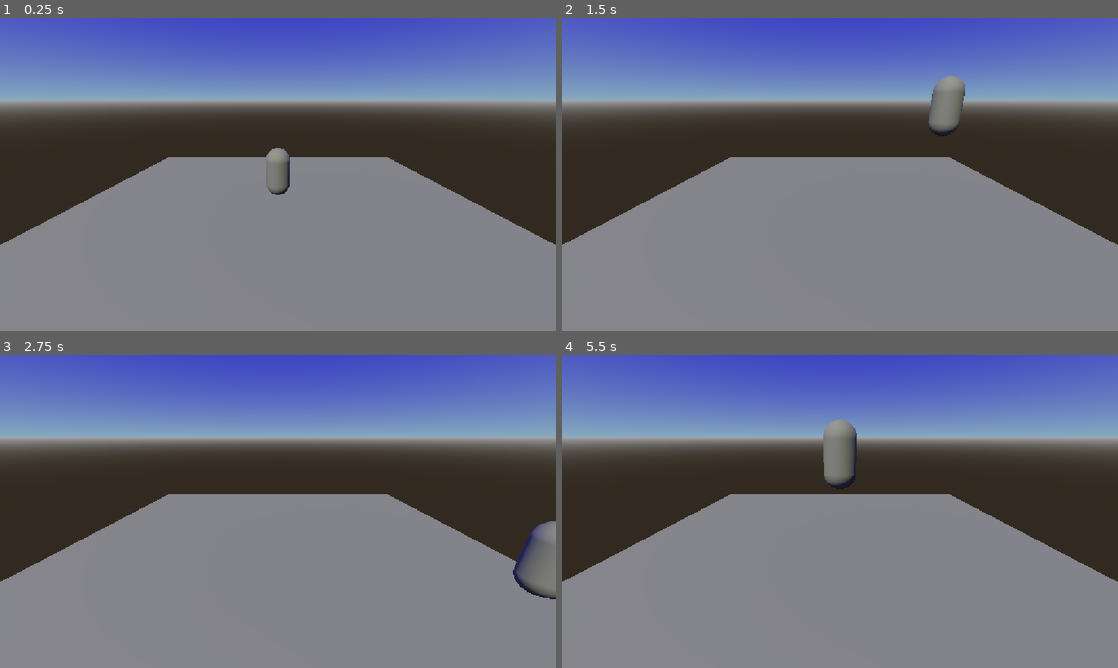
Above: before the commit, frames 1-4 (two rows, left to right).
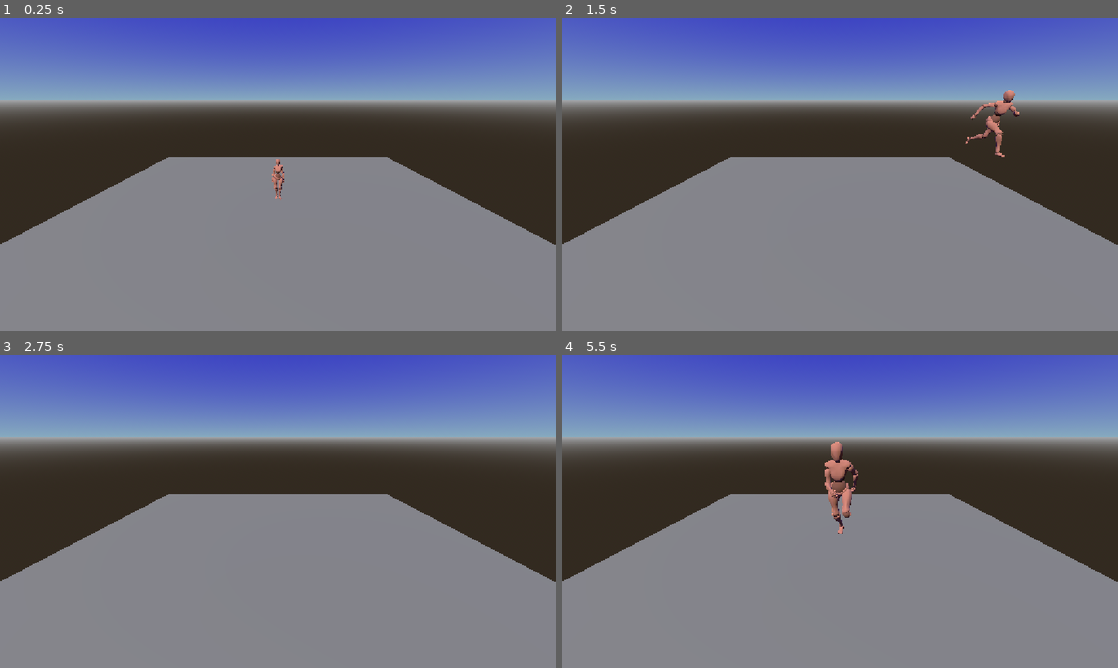
Above: after the commit, the same moments.

Repository: AHua773/Le-Petit-Chaperon-Rouge
Game: Godot game, scene res://main.tscn
Same seed, same stepped clock (60 frames per second), same inputs: the game is played once before the commit and once after it.
Inputs:
- Up to frame 1 (0.25 s): no input
- Up to frame 2 (1.5 s): tap Enter at 0.5 s; hold D (move_right) 0.53-1.28 s; tap Space (jump) at 0.77 s; hold S (move_backward) from 1.28 s (still down)
- Up to frame 3 (2.75 s): tap Space (jump) at 1.52 s; release S (move_backward) at 2.03 s; hold D (move_right) from 2.03 s (still down)
- Up to frame 4 (5.5 s): release D (move_right) at 2.78 s; hold W (move_forward) 2.78-3.53 s; tap Space (jump) at 3.02, 3.77, 4.52 s; hold A (move_left) 3.53-5.03 s; hold S (move_backward) from 5.03 s (still down)

The runs differ from the first frame. In frame 1, 0.5% of the frame differs, in the area x 0-100%, y 41-73%; in frame 2, 1.4%; in frame 3, 1.4%; in frame 4, 1.5%, in the area x 0-100%, y 20-73%.

Commit message:
character

Diff:
--- /dev/null
+++ b/assets/character/fast_run.tscn
@@ -0,0 +1,60 @@
+[gd_scene format=3 uid="uid://tc25hs8ht8yl"]
+
+[ext_resource type="PackedScene" uid="uid://nplpll78bc8p" path="res://assets/character/Fast Run.fbx" id="1_h7m16"]
+
+[node name="Fast Run" unique_id=1570289125 instance=ExtResource("1_h7m16")]
+
+[node name="Skeleton3D" parent="." index="0" unique_id=348068086]
+bones/0/position = Vector3(-0.003824765, 0.9532109, 0.021155424)
+bones/0/rotation = Quaternion(0.16635409, -0.11898029, -0.00103691, 0.97886103)
+bones/1/rotation = Quaternion(-0.026323628, 0.056349695, -0.0018316521, 0.9980624)
+bones/2/rotation = Quaternion(0.03507702, 0.022777233, 0.0035529903, 0.9991188)
+bones/3/rotation = Quaternion(0.04797486, 0.022580147, 0.004351039, 0.99858385)
+bones/4/rotation = Quaternion(-0.054464675, 0.002325036, 0.0033116727, 0.9985075)
+bones/5/rotation = Quaternion(-0.14674605, 0.023900388, -0.007685547, 0.98885554)
+bones/7/rotation = Quaternion(-0.629004, 0.45326403, -0.43974397, -0.45335528)
+bones/8/rotation = Quaternion(0.5048306, 0.13122265, -0.30006, 0.79868054)
+bones/9/rotation = Quaternion(-3.5688392e-09, 1.6155775e-07, -0.5873186, 0.8093559)
+bones/10/rotation = Quaternion(-0.072837226, 0.20218666, -0.16938166, 0.9618344)
+bones/11/rotation = Quaternion(0.18929881, 0.053182587, -0.26405174, 0.9442533)
+bones/12/rotation = Quaternion(-0.05737224, -0.022874223, 0.23611929, 0.9697592)
+bones/13/rotation = Quaternion(-0.13261414, 0.057142615, 0.07289409, 0.9868307)
+bones/15/rotation = Quaternion(0.6640591, 0.011050418, 0.044792913, 0.7462554)
+bones/16/rotation = Quaternion(0.496134, -3.4124202e-08, 0.040419254, 0.8673047)
+bones/17/rotation = Quaternion(0.41254032, 1.5506576e-07, 0.033609346, 0.91031915)
+bones/19/rotation = Quaternion(0.6714952, 0.027221251, 0.054135334, 0.7385273)
+bones/20/rotation = Quaternion(0.49758452, 1.43482e-08, 0.040537328, 0.8664678)
+bones/21/rotation = Quaternion(0.4122167, 1.4463156e-07, 0.033583026, 0.9104667)
+bones/23/rotation = Quaternion(0.69870317, 0.0025369355, 0.08265654, 0.71061623)
+bones/24/rotation = Quaternion(0.5057088, 2.4250713e-08, 0.041199584, 0.86171997)
+bones/25/rotation = Quaternion(0.4040024, -1.8831635e-07, 0.032913387, 0.91416574)
+bones/27/rotation = Quaternion(0.7190084, 0.038049307, 0.16946645, 0.6729491)
+bones/28/rotation = Quaternion(0.5068738, -1.2718377e-08, 0.04129395, 0.86103064)
+bones/29/rotation = Quaternion(0.41288877, -1.3096639e-10, 0.033637222, 0.91016006)
+bones/31/rotation = Quaternion(0.6082415, 0.47093672, -0.5138678, 0.37973785)
+bones/32/rotation = Quaternion(0.4251746, 0.44486436, 0.05959291, 0.78598416)
+bones/33/rotation = Quaternion(3.5852384e-08, 1.5046638e-08, 0.3201394, 0.94737047)
+bones/34/rotation = Quaternion(-0.00034645246, -0.27206895, 0.0075511485, 0.9622481)
+bones/35/rotation = Quaternion(0.19897237, -0.05815304, 0.21317367, 0.9547698)
+bones/36/rotation = Quaternion(-0.049725022, 0.02432351, -0.22058038, 0.9737968)
+bones/37/rotation = Quaternion(-0.14034067, -0.06597789, -0.08994418, 0.9837996)
+bones/39/rotation = Quaternion(0.6683491, -0.017535312, -0.053079005, 0.74174434)
+bones/40/rotation = Quaternion(0.49518475, -6.0195407e-07, -0.050744705, 0.8673045)
+bones/41/rotation = Quaternion(0.4117514, -5.034089e-07, -0.042194862, 0.910319)
+bones/43/rotation = Quaternion(0.67498064, -0.02774818, -0.06918208, 0.73406065)
+bones/44/rotation = Quaternion(0.49663234, -6.565197e-07, -0.05089311, 0.86646765)
+bones/45/rotation = Quaternion(0.41142696, -6.24821e-07, -0.042162053, 0.910467)
+bones/47/rotation = Quaternion(0.6729902, -0.025444033, -0.07140913, 0.7357564)
+bones/48/rotation = Quaternion(0.50470406, -7.476832e-07, -0.051720563, 0.86174184)
+bones/49/rotation = Quaternion(0.4032305, -5.9824646e-07, -0.041321736, 0.914165)
+bones/51/rotation = Quaternion(0.7665874, -0.055557594, -0.17954421, 0.61402047)
+bones/52/rotation = Quaternion(0.50590324, -9.947402e-07, -0.051843867, 0.8610309)
+bones/53/rotation = Quaternion(0.41209868, -5.3900794e-07, -0.042230412, 0.91016006)
+bones/55/rotation = Quaternion(-0.04841193, 0.119612694, 0.9909393, -0.037261292)
+bones/56/rotation = Quaternion(-0.27927393, -0.04849868, 0.018242694, 0.9588125)
+bones/57/rotation = Quaternion(0.631797, -0.081281334, -0.037034765, 0.7699704)
+bones/58/rotation = Quaternion(0.4484769, 4.644835e-09, -1.4648789e-07, 0.89379436)
+bones/60/rotation = Quaternion(0.13206393, 0.55568475, 0.81702983, -0.07896806)
+bones/61/rotation = Quaternion(-0.8969542, -0.028806753, 0.058691632, 0.4372627)
+bones/62/rotation = Quaternion(0.18051842, 0.011728787, 0.036626082, 0.9828195)
+bones/63/rotation = Quaternion(0.35144532, -3.23631e-08, -1.1027447e-07, 0.9362085)
--- /dev/null
+++ b/assets/character/idle.tscn
@@ -0,0 +1,60 @@
+[gd_scene format=3 uid="uid://dym42y1g7fi70"]
+
+[ext_resource type="PackedScene" uid="uid://bnpf3dg81gm7w" path="res://assets/character/Idle.fbx" id="1_oqu1u"]
+
+[node name="Idle" unique_id=1974997972 instance=ExtResource("1_oqu1u")]
+
+[node name="Skeleton3D" parent="." index="0" unique_id=1676562889]
+bones/0/position = Vector3(0.004139673, 1.0091486, 0.020943021)
+bones/0/rotation = Quaternion(-0.025093772, -0.025001202, -0.088095084, 0.9954821)
+bones/1/rotation = Quaternion(-0.11262544, -0.014710513, 0.08964713, 0.9894759)
+bones/2/rotation = Quaternion(0.0137504665, -0.0045707156, 0.022352748, 0.99964523)
+bones/3/rotation = Quaternion(0.026932072, -0.0060545458, 0.021640174, 0.9993847)
+bones/4/rotation = Quaternion(0.045183904, 0.0056241495, -0.053572368, 0.99752533)
+bones/5/rotation = Quaternion(-0.088197134, -0.011215667, 0.0033974939, 0.9960341)
+bones/7/rotation = Quaternion(-0.5588395, 0.5099758, -0.5528481, -0.34925956)
+bones/8/rotation = Quaternion(0.49077076, -0.12526837, -0.05588264, 0.8604238)
+bones/9/rotation = Quaternion(-5.017333e-09, 1.8729642e-08, -0.24099489, 0.9705264)
+bones/10/rotation = Quaternion(0.003399575, -0.14548878, -0.010786303, 0.98929524)
+bones/11/rotation = Quaternion(0.123731345, 0.061405063, -0.16279142, 0.97694373)
+bones/12/rotation = Quaternion(-0.064964905, 0.034108747, 0.19089752, 0.9788638)
+bones/13/rotation = Quaternion(0.022574335, -0.0035869633, -0.059626974, 0.9979591)
+bones/15/rotation = Quaternion(0.1896637, -0.0019227436, 0.033000153, 0.9812925)
+bones/16/rotation = Quaternion(0.08971889, -5.692527e-08, 0.010934386, 0.9959072)
+bones/17/rotation = Quaternion(0.13261153, -8.950983e-09, 0.016162107, 0.9910364)
+bones/19/rotation = Quaternion(0.11696508, 0.00012331191, 0.013206838, 0.9930482)
+bones/20/rotation = Quaternion(0.11627067, -2.6950143e-08, 0.014170196, 0.9931165)
+bones/21/rotation = Quaternion(0.21940379, 0.036099166, 0.035026766, 0.9743367)
+bones/23/rotation = Quaternion(0.17172283, -0.0003737899, 0.023068672, 0.9848752)
+bones/24/rotation = Quaternion(0.09671794, -9.161887e-08, 0.011787591, 0.99524206)
+bones/25/rotation = Quaternion(0.1652767, 0.1027452, 0.037952866, 0.9801462)
+bones/27/rotation = Quaternion(0.12957355, -0.0005578675, 0.020042926, 0.99136716)
+bones/28/rotation = Quaternion(0.12464086, 9.531494e-10, 0.015190166, 0.99208564)
+bones/29/rotation = Quaternion(0.19196582, 4.5452907e-08, 0.02339531, 0.98112273)
+bones/31/rotation = Quaternion(0.5665094, 0.5057743, -0.5385377, 0.3650159)
+bones/32/rotation = Quaternion(0.6057225, 0.054839116, 0.00060474937, 0.7937837)
+bones/33/rotation = Quaternion(-4.55886e-08, -3.4446515e-08, 0.1881468, 0.982141)
+bones/34/rotation = Quaternion(0.023744388, 0.1338195, 0.056110356, 0.98913103)
+bones/35/rotation = Quaternion(0.12500298, -0.07486558, 0.14971529, 0.977934)
+bones/36/rotation = Quaternion(-0.009617498, 0.00217321, -0.07412673, 0.99720013)
+bones/37/rotation = Quaternion(-0.011275522, -0.089147426, 0.012719256, 0.9958734)
+bones/39/rotation = Quaternion(0.09319524, -0.0011506457, 0.0012434348, 0.9956464)
+bones/40/rotation = Quaternion(0.11183162, -1.0062023e-07, -0.013495476, 0.99363554)
+bones/41/rotation = Quaternion(0.13527793, -1.7515727e-07, -0.016325267, 0.9906733)
+bones/43/rotation = Quaternion(0.038093466, -0.00016129449, -0.00034156576, 0.99927413)
+bones/44/rotation = Quaternion(0.12348274, -1.3075059e-07, -0.014901719, 0.9922348)
+bones/45/rotation = Quaternion(0.1472828, -3.792817e-07, -0.017774481, 0.9889347)
+bones/47/rotation = Quaternion(0.09190899, -0.0011110045, 0.0011389022, 0.99576616)
+bones/48/rotation = Quaternion(0.14157937, -3.6901187e-07, -0.01708573, 0.9897795)
+bones/49/rotation = Quaternion(0.21578658, -2.8183726e-07, -0.026041204, 0.97609323)
+bones/51/rotation = Quaternion(0.10819276, 0.004292995, -0.05081782, 0.992821)
+bones/52/rotation = Quaternion(0.121554516, 0.0042088283, 0.020989388, 0.9923539)
+bones/53/rotation = Quaternion(0.090504475, -4.73638e-08, -0.010922045, 0.99583614)
+bones/55/rotation = Quaternion(-0.07167731, 0.04291886, 0.99247384, -0.08953275)
+bones/56/rotation = Quaternion(-0.20342284, 0.04973281, 0.002221489, 0.97782457)
+bones/57/rotation = Quaternion(0.54242575, -0.026796792, -0.00054599444, 0.83967614)
+bones/58/rotation = Quaternion(0.33906725, -2.7667717e-08, -6.7553806e-08, 0.94076216)
+bones/60/rotation = Quaternion(0.059107624, 0.13156295, 0.98360705, -0.10823475)
+bones/61/rotation = Quaternion(-0.32671505, -0.06624593, 0.010954513, 0.9427348)
+bones/62/rotation = Quaternion(0.5827295, -0.010539648, -0.019053662, 0.81237435)
+bones/63/rotation = Quaternion(0.3314003, 9.0137047e-07, 1.7625214e-07, 0.94349027)
--- a/main.tscn
+++ b/main.tscn
@@ -1,14 +1,14 @@
 [gd_scene format=3 uid="uid://dvgdgi3jrhrvt"]
 
 [ext_resource type="Script" uid="uid://dvklekqgmq23f" path="res://player.gd" id="1_ig7tw"]
+[ext_resource type="PackedScene" uid="uid://dym42y1g7fi70" path="res://assets/character/idle.tscn" id="2_0xm2m"]
+[ext_resource type="PackedScene" uid="uid://tc25hs8ht8yl" path="res://assets/character/fast_run.tscn" id="3_h2yge"]
 
 [sub_resource type="BoxMesh" id="BoxMesh_kus3t"]
 size = Vector3(20, 0.2, 20)
 
 [sub_resource type="BoxShape3D" id="BoxShape3D_kus3t"]
 size = Vector3(20, 0.2, 20)
-
-[sub_resource type="CapsuleMesh" id="CapsuleMesh_mcm6f"]
 
 [sub_resource type="CapsuleShape3D" id="CapsuleShape3D_mcm6f"]
 
@@ -34,7 +34,7 @@
 [node name="Ground" type="StaticBody3D" parent="." unique_id=1152015460]
 
 [node name="MeshInstance3D" type="MeshInstance3D" parent="Ground" unique_id=976442100]
-transform = Transform3D(1, 0, 0, 0, 0.99999994, 0, 0, 0, 1, 0, 0, 0)
+transform = Transform3D(1, 0, 0, 0, 0.99999994, 0, 0, 0, 1, -0.02580309, 0.0063769817, -0.005312681)
 mesh = SubResource("BoxMesh_kus3t")
 
 [node name="CollisionShape3D" type="CollisionShape3D" parent="Ground" unique_id=2128547441]
@@ -44,15 +44,15 @@
 [node name="Player" type="CharacterBody3D" parent="." unique_id=1189924292]
 script = ExtResource("1_ig7tw")
 
-[node name="MeshInstance3D" type="MeshInstance3D" parent="Player" unique_id=47329624]
-transform = Transform3D(1, 0, 0, 0, 1, 0, 0, 0, 1, 0, 1.2, 0)
-mesh = SubResource("CapsuleMesh_mcm6f")
+[node name="IdleModel" parent="Player" unique_id=1974997972 instance=ExtResource("2_0xm2m")]
 
 [node name="CollisionShape3D" type="CollisionShape3D" parent="Player" unique_id=1587327740]
 shape = SubResource("CapsuleShape3D_mcm6f")
 
 [node name="Skeleton3D" type="Skeleton3D" parent="Player" unique_id=1012056889]
 
+[node name="RunModel" parent="Player" unique_id=1570289125 instance=ExtResource("3_h2yge")]
+
 [node name="Camera3D" type="Camera3D" parent="." unique_id=1944998629]
 transform = Transform3D(1, 0, 0, 0, 0.9396926, 0.34202012, 0, -0.34202012, 0.9396926, 0, 5, 8)
 
--- a/player.gd
+++ b/player.gd
@@ -1,4 +1,3 @@
-
 extends CharacterBody3D
 
 @export var move_speed: float = 5.0
@@ -6,25 +5,34 @@
 @export var jump_velocity: float = 7.0
 @export var rotation_speed: float = 12.0
 
-var gravity: float = ProjectSettings.get_setting(
-	"physics/3d/default_gravity"
-)
+@onready var idle_model: Node3D = $IdleModel
+@onready var run_model: Node3D = $RunModel
+
+@onready var idle_anim: AnimationPlayer = $IdleModel/AnimationPlayer
+@onready var run_anim: AnimationPlayer = $RunModel/AnimationPlayer
+
+var gravity: float = ProjectSettings.get_setting("physics/3d/default_gravity")
+
+
+func _ready() -> void:
+	idle_model.visible = true
+	run_model.visible = false
+	idle_anim.play("mixamo_com")
 
 
 func _physics_process(delta: float) -> void:
 	apply_gravity(delta)
 	handle_jump()
 	handle_movement(delta)
+	update_model_and_animation()
 	move_and_slide()
 
 
 func apply_gravity(delta: float) -> void:
 	if not is_on_floor():
 		velocity.y -= gravity * delta
-	else:
-		# 防止角色落地后积累向下速度
-		if velocity.y < 0.0:
-			velocity.y = 0.0
+	elif velocity.y < 0.0:
+		velocity.y = 0.0
 
 
 func handle_jump() -> void:
@@ -40,42 +48,35 @@
 		"move_backward"
 	)
 
-	var direction := Vector3(
-		input_vector.x,
-		0.0,
-		input_vector.y
-	)
+	var direction := Vector3(input_vector.x, 0.0, input_vector.y)
 
 	if direction.length_squared() > 0.0:
 		direction = direction.normalized()
 
-		velocity.x = move_toward(
-			velocity.x,
-			direction.x * move_speed,
-			acceleration * delta
-		)
-
-		velocity.z = move_toward(
-			velocity.z,
-			direction.z * move_speed,
-			acceleration * delta
-		)
+		velocity.x = move_toward(velocity.x, direction.x * move_speed, acceleration * delta)
+		velocity.z = move_toward(velocity.z, direction.z * move_speed, acceleration * delta)
 
 		var target_angle := atan2(direction.x, direction.z)
-		rotation.y = lerp_angle(
-			rotation.y,
-			target_angle,
-			rotation_speed * delta
-		)
+
+		idle_model.rotation.y = lerp_angle(idle_model.rotation.y, target_angle, rotation_speed * delta)
+		run_model.rotation.y = idle_model.rotation.y
 	else:
-		velocity.x = move_toward(
-			velocity.x,
-			0.0,
-			acceleration * delta
-		)
+		velocity.x = move_toward(velocity.x, 0.0, acceleration * delta)
+		velocity.z = move_toward(velocity.z, 0.0, acceleration * delta)
 
-		velocity.z = move_toward(
-			velocity.z,
-			0.0,
-			acceleration * delta
-		)
+
+func update_model_and_animation() -> void:
+	var horizontal_speed := Vector2(velocity.x, velocity.z).length()
+
+	if horizontal_speed > 0.1:
+		idle_model.visible = false
+		run_model.visible = true
+
+		if run_anim.current_animation != "mixamo_com":
+			run_anim.play("mixamo_com")
+	else:
+		idle_model.visible = true
+		run_model.visible = false
+
+		if idle_anim.current_animation != "mixamo_com":
+			idle_anim.play("mixamo_com")
Binary file added: assets/character/Fast Run.fbx
Not shown, added: assets/character/Fast Run.fbx.import
Binary file added: assets/character/Idle.fbx
Not shown, added: assets/character/Idle.fbx.import
